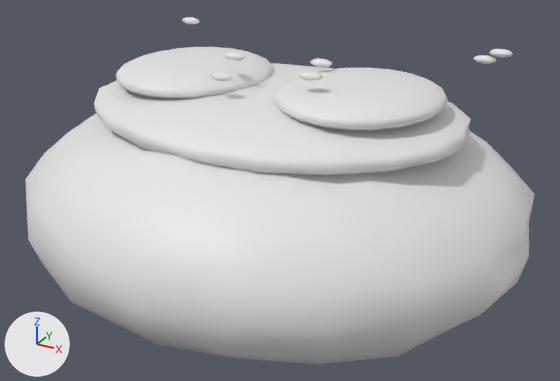
The glTF model models/catch_breads/bread_tomato.glb: old version first, new version second.
One viewpoint serves both versions: a 50 mm camera at (0.549, -0.98, 0.506) aimed at (0.012, -0.002, 0.017). The lights are fixed; the arrows at lower left show +X, +Y and +Z. The picture after the commit comes second. Where no turn or scale is listed for an object, it has been applied to the vertices.

The scene before the commit, as lines of its bpy script (objects in view):
```python
ob_ふっくらした生地 = bpy.data.objects.new('ふっくらした生地', me_球_031)
ob_ふっくらした生地.location = (0.0, 0.0, 0.0)
ob_トマトの輪切り = bpy.data.objects.new('トマトの輪切り', me_球_033)
ob_トマトの輪切り.location = (-0.14, 0.0, 0.188)
ob_トマトの輪切り_001 = bpy.data.objects.new('トマトの輪切り.001', me_球_034)
ob_トマトの輪切り_001.location = (0.14, 0.0, 0.188)
ob_ハーブ = bpy.data.objects.new('ハーブ', me_球_035)
ob_ハーブ.location = (0.264, 0.179, 0.216)
ob_ハーブ_001 = bpy.data.objects.new('ハーブ.001', me_球_036)
ob_ハーブ_001.location = (-0.241, 0.134, 0.233)
ob_ハーブ_002 = bpy.data.objects.new('ハーブ.002', me_球_037)
ob_ハーブ_002.location = (0.098, -0.077, 0.23)
ob_ハーブ_006 = bpy.data.objects.new('ハーブ.006', me_球_041)
ob_ハーブ_006.location = (-0.032, -0.093, 0.216)
ob_具材を載せるくぼみ = bpy.data.objects.new('具材を載せるくぼみ', me_球_032)
ob_具材を載せるくぼみ.location = (0.0, 0.0, 0.147)
```
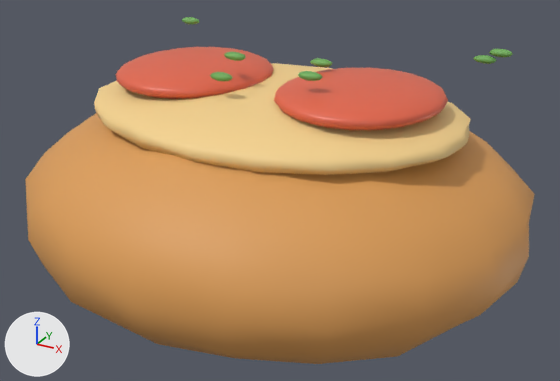
Changed parts and their boxes [x1, y1, x2, y2] in the pictures (560 x 381 px):
```json
{"object": "ふっくらした生地", "change": "recoloured", "before": [25, 113, 535, 364], "after": [25, 113, 535, 364], "on screen": "white to orange"}
{"object": "具材を載せるくぼみ", "change": "recoloured", "before": [94, 63, 471, 175], "after": [94, 63, 471, 175], "on screen": "white to beige"}
{"object": "トマトの輪切り.001", "change": "recoloured", "before": [274, 68, 448, 130], "after": [274, 68, 448, 130], "on screen": "white to red"}
{"object": "トマトの輪切り", "change": "recoloured", "before": [116, 47, 274, 99], "after": [116, 47, 274, 99], "on screen": "white to red"}
{"object": "ハーブ.002", "change": "recoloured", "before": [298, 71, 322, 81], "after": [298, 71, 322, 81], "on screen": "white to green"}
{"object": "ハーブ.006", "change": "recoloured", "before": [210, 72, 233, 81], "after": [210, 72, 233, 81], "on screen": "white to green"}
{"object": "ハーブ", "change": "recoloured", "before": [473, 55, 497, 64], "after": [473, 55, 497, 64], "on screen": "white to green"}
{"object": "ハーブ.005", "change": "recoloured", "before": [489, 49, 513, 57], "after": [489, 49, 513, 57], "on screen": "white to green"}
{"object": "ハーブ.004", "change": "recoloured", "before": [224, 52, 246, 61], "after": [224, 52, 246, 61]}
{"object": "ハーブ.003", "change": "recoloured", "before": [310, 58, 332, 67], "after": [310, 58, 332, 67]}
{"object": "ハーブ.001", "change": "recoloured", "before": [182, 17, 200, 24], "after": [182, 17, 200, 24]}
```

Scene script edits in JSON lines:
```json
{"op": "set", "path": "mat_焼きたての山吹色.base_color", "old": "(0.8, 0.8, 0.8)", "new": "(0.72, 0.34, 0.095)", "note": "white #e7e7e7 -> orange #dd9e57"}
{"op": "set", "path": "mat_薄焼きの生地.base_color", "old": "(0.8, 0.8, 0.8)", "new": "(0.92, 0.65, 0.27)", "note": "white #e7e7e7 -> beige #f6d38e"}
{"op": "set", "path": "mat_トマト_ジャム.base_color", "old": "(0.8, 0.8, 0.8)", "new": "(0.77, 0.13, 0.065)", "note": "white #e7e7e7 -> red #e36548"}
{"op": "set", "path": "mat_青菜_ハーブ.base_color", "old": "(0.8, 0.8, 0.8)", "new": "(0.16, 0.42, 0.1)", "note": "white #e7e7e7 -> green #6fad59"}
```
